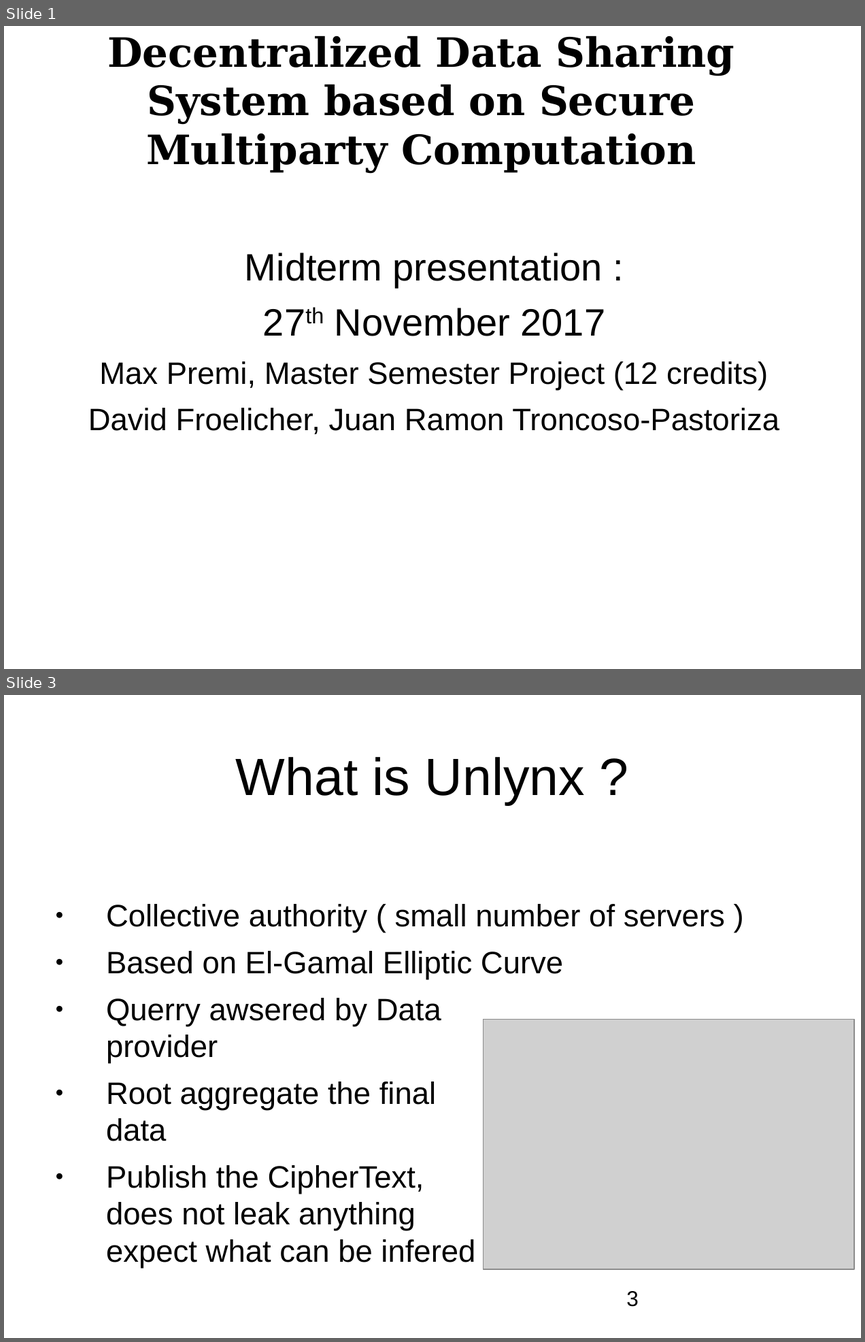
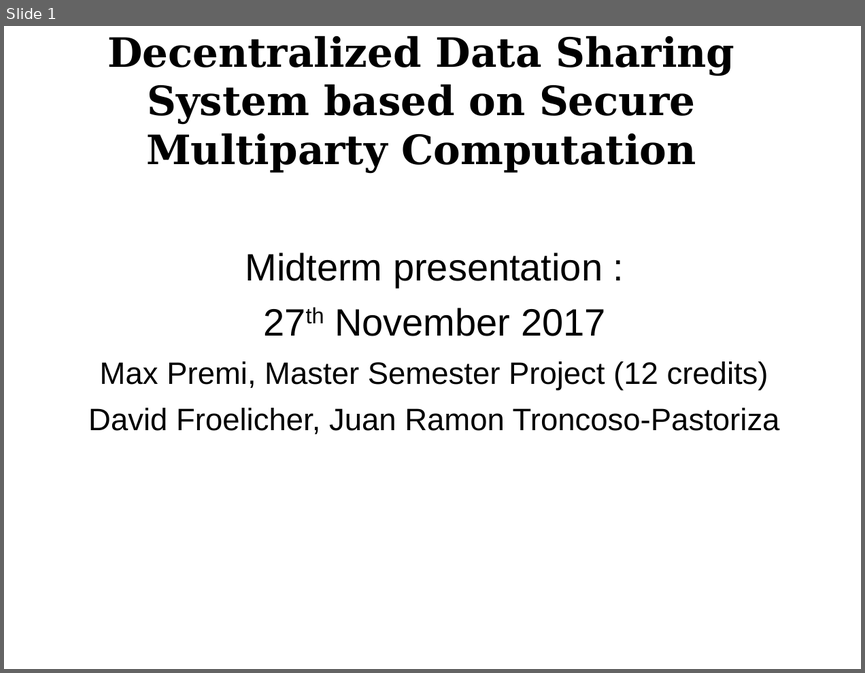
Before and after one commit to maxpr/MasterProjectDocuments, a slide deck: doc/2598.ppt. Shown one above the other, each under a label of ours: slides 1 and 3 before the commit, slide 1 after it; the slides between them are not shown. The pictures are 865x1342 and 865x673 pixels, drawn with LibreOffice and Linux fonts; fonts in the diff are those of the drawing; grey boxes stand for pictures; background and template pictures are left out. Boxes give left, top, right and bottom in pixels: in the first picture for what was removed or moved away, otherwise in the second. Text is boxed around its words. In the diff, an @@ line names an element or a change of style, - is before the commit and + after.

```diff
--- a/doc/2598.ppt
+++ b/doc/2598.ppt
@@ slide 3 removed at [4,695,861,1338], background picture (left out) @@
@@ title removed at [236,757,585,805] @@
-What is Unlynx ?
@@ text removed at [106,904,725,1268] @@
-● Collective authority ( small number of servers )
-● Based on El-Gamal Elliptic Curve
-● Querry awsered by Data provider
-● Root aggregate the final data
-● Publish the CipherText, it does not leak anything expect what can be infered
@@ picture removed at [483,1019,854,1269] @@
@@ page number removed at [626,1291,638,1306] @@
-3
```
Also in this commit, not shown: 6 slides changed, 13 other files.
